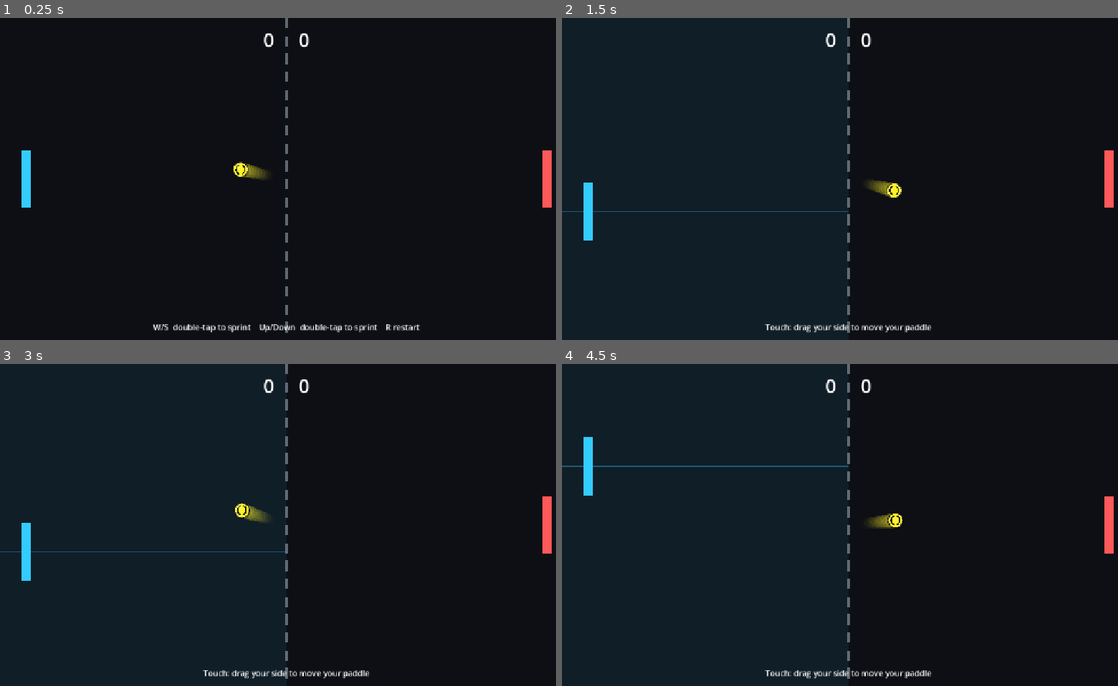
Above: before the commit, frames 1-4 (two rows, left to right).
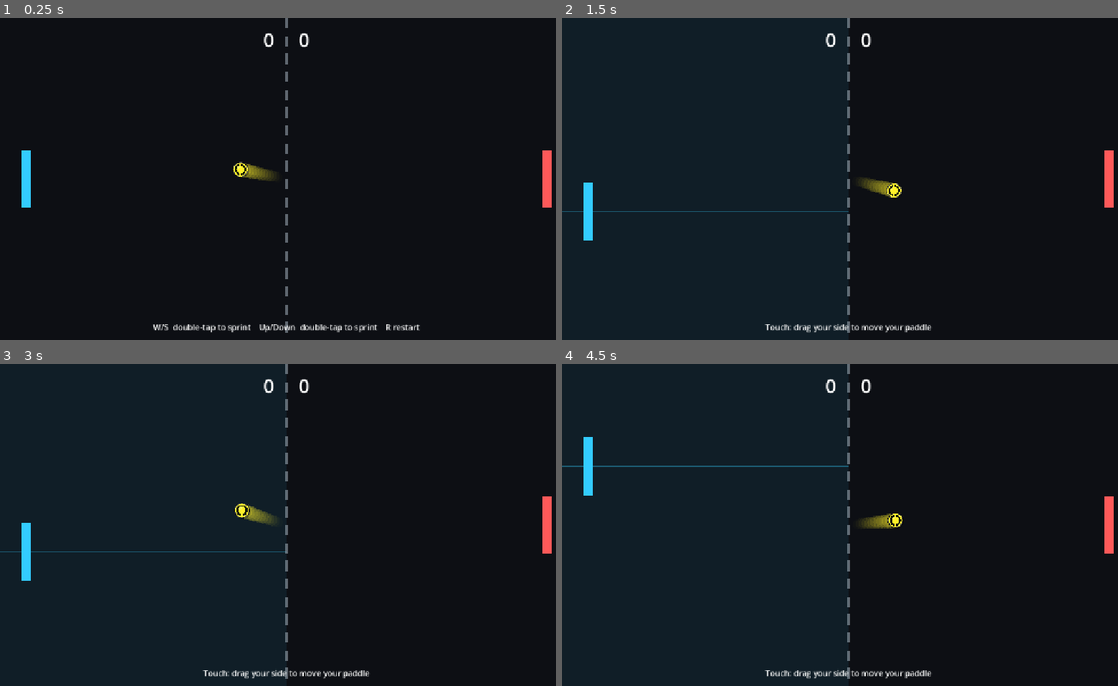
Above: after the commit, the same moments.

Repository: rekabrnalla/pong-game
Game: Godot game, scene res://scenes/main.tscn
Two runs of this game, one before a commit and one after it. Both use one fixed random seed, a clock stepped at 60 frames per second and the inputs below.
Inputs (mouse positions are in pixels of both pictures, inside the frame that each line leads up to):
- Up to frame 1 (0.25 s): no input
- Up to frame 2 (1.5 s): tap Enter at 0.5 s; move the mouse to (973, 162) at 0.52 s; hold W 0.53-1.25 s; hold R 0.53-1.25 s; click (973, 162) at 0.67 s; tap Space at 1.25 s; drag from (734, 195) to (817, 243) at 1.27 s
- Up to frame 3 (3 s): move the mouse to (344, 454) at 2.02 s; hold W 2.03-2.75 s; hold R 2.03-2.75 s; drag from (255, 589) to (116, 476) at 2.77 s
- Up to frame 4 (4.5 s): move the mouse to (1017, 573) at 3.52 s; hold S 3.53-4.25 s; hold R 3.53-4.25 s; drag from (678, 476) to (762, 444) at 4.27 s

The runs differ from the first frame. In frame 1, 0.1% of the frame differs, in the area x 42-50%, y 45-51%; in frame 2, 0.1%; in frame 3, less than 0.1%; in frame 4, less than 0.1%.

Commit message:
Add paddle motion blur

Diff:
--- a/scripts/main.gd
+++ b/scripts/main.gd
@@ -26,8 +26,10 @@
 const SPRINT_MULTIPLIER := 1.65
 const SPRINT_SECONDS := 2.0
 const SPRINT_COOLDOWN_SECONDS := 5.0
-const MOTION_BLUR_POINTS := 9
+const MOTION_BLUR_POINTS := 12
 const MOTION_BLUR_ALPHA := 0.22
+const PADDLE_MOTION_BLUR_POINTS := 8
+const PADDLE_MOTION_BLUR_ALPHA := 0.22
 const WINNING_SCORE := 7
 
 var left_score := 0
@@ -55,6 +57,8 @@
 var right_touch_index := -1
 var left_touch_target_y := 0.0
 var right_touch_target_y := 0.0
+var left_paddle_trail: Array[Vector2] = []
+var right_paddle_trail: Array[Vector2] = []
 var touch_controls_seen := false
 var game_over := false
 
@@ -100,6 +104,8 @@
 func _draw() -> void:
 	draw_rect(Rect2(Vector2.ZERO, SCREEN_SIZE), Color(0.05, 0.06, 0.08), true)
 	draw_touch_guides()
+	draw_paddle_motion_blur(left_paddle_trail, Color(0.2, 0.8, 1.0), left_paddle_velocity)
+	draw_paddle_motion_blur(right_paddle_trail, Color(1.0, 0.35, 0.35), right_paddle_velocity)
 	draw_ball_motion_blur()
 
 	var dash_height := 24.0
@@ -127,6 +133,14 @@
 		var radius := BALL_SIZE.x / 2.0 * (1.0 - age * 0.35)
 		var alpha := MOTION_BLUR_ALPHA * (1.0 - age)
 		draw_circle(ball_trail[i], radius, Color(1.0, 0.94, 0.16, alpha))
+
+
+func draw_paddle_motion_blur(paddle_trail: Array[Vector2], color: Color, paddle_velocity: float) -> void:
+	var speed_alpha: float = clamp(abs(paddle_velocity) / (PADDLE_SPEED * SPRINT_MULTIPLIER), 0.0, 1.0)
+	for i in range(paddle_trail.size()):
+		var age := float(i + 1) / float(PADDLE_MOTION_BLUR_POINTS + 1)
+		var alpha: float = PADDLE_MOTION_BLUR_ALPHA * speed_alpha * pow(1.0 - age, 1.35)
+		draw_rect(Rect2(paddle_trail[i], PADDLE_SIZE), Color(color.r, color.g, color.b, alpha), true)
 
 
 func create_game_objects() -> void:
@@ -242,6 +256,8 @@
 	update_sprint_timers(delta)
 	check_sprint_taps()
 
+	var left_old_position := left_paddle.position
+	var right_old_position := right_paddle.position
 	var left_direction := 0.0
 	var right_direction := 0.0
 
@@ -276,6 +292,8 @@
 
 	left_paddle.position.y = clamp(left_paddle.position.y, 0.0, SCREEN_SIZE.y - PADDLE_SIZE.y)
 	right_paddle.position.y = clamp(right_paddle.position.y, 0.0, SCREEN_SIZE.y - PADDLE_SIZE.y)
+	save_paddle_trail_point(left_paddle_trail, left_old_position, left_paddle.position)
+	save_paddle_trail_point(right_paddle_trail, right_old_position, right_paddle.position)
 
 
 func move_paddle_to_touch(paddle: ColorRect, target_y: float, delta: float, is_left_paddle: bool) -> void:
@@ -390,6 +408,16 @@
 	ball_trail.push_front(ball.position)
 	if ball_trail.size() > MOTION_BLUR_POINTS:
 		ball_trail.pop_back()
+
+
+func save_paddle_trail_point(paddle_trail: Array[Vector2], old_position: Vector2, new_position: Vector2) -> void:
+	if old_position.distance_squared_to(new_position) <= 0.25:
+		paddle_trail.clear()
+		return
+
+	paddle_trail.push_front(old_position)
+	if paddle_trail.size() > PADDLE_MOTION_BLUR_POINTS:
+		paddle_trail.pop_back()
 
 
 func spin_ball(delta: float) -> void:
@@ -481,6 +509,8 @@
 	ball_rotation = 0.0
 	ball.rotation = 0.0
 	ball_trail.clear()
+	left_paddle_trail.clear()
+	right_paddle_trail.clear()
 	left_paddle_velocity = 0.0
 	right_paddle_velocity = 0.0
 
@@ -548,6 +578,6 @@
 		draw_circle(Vector2.ZERO, radius, Color(0.08, 0.08, 0.08))
 		draw_circle(Vector2.ZERO, radius - 2.0, Color(1.0, 0.94, 0.16))
 		draw_circle(Vector2(-radius * 0.32, -radius * 0.35), radius * 0.28, Color(1.0, 1.0, 0.55, 0.55))
-		draw_arc(Vector2.ZERO, radius * 0.58, -1.35, 1.35, 32, Color(0.1, 0.13, 0.07), 3.0)
-		draw_arc(Vector2.ZERO, radius * 0.58, PI - 1.35, PI + 1.35, 32, Color(0.1, 0.13, 0.07), 3.0)
+		draw_arc(Vector2.ZERO, radius * 0.62, -1.45, 1.45, 32, Color(0.07, 0.1, 0.04), 4.0)
+		draw_arc(Vector2.ZERO, radius * 0.62, PI - 1.45, PI + 1.45, 32, Color(0.07, 0.1, 0.04), 4.0)
 		draw_arc(Vector2.ZERO, radius - 1.5, 0.0, TAU, 64, Color(1.0, 1.0, 0.72, 0.35), 1.5)
